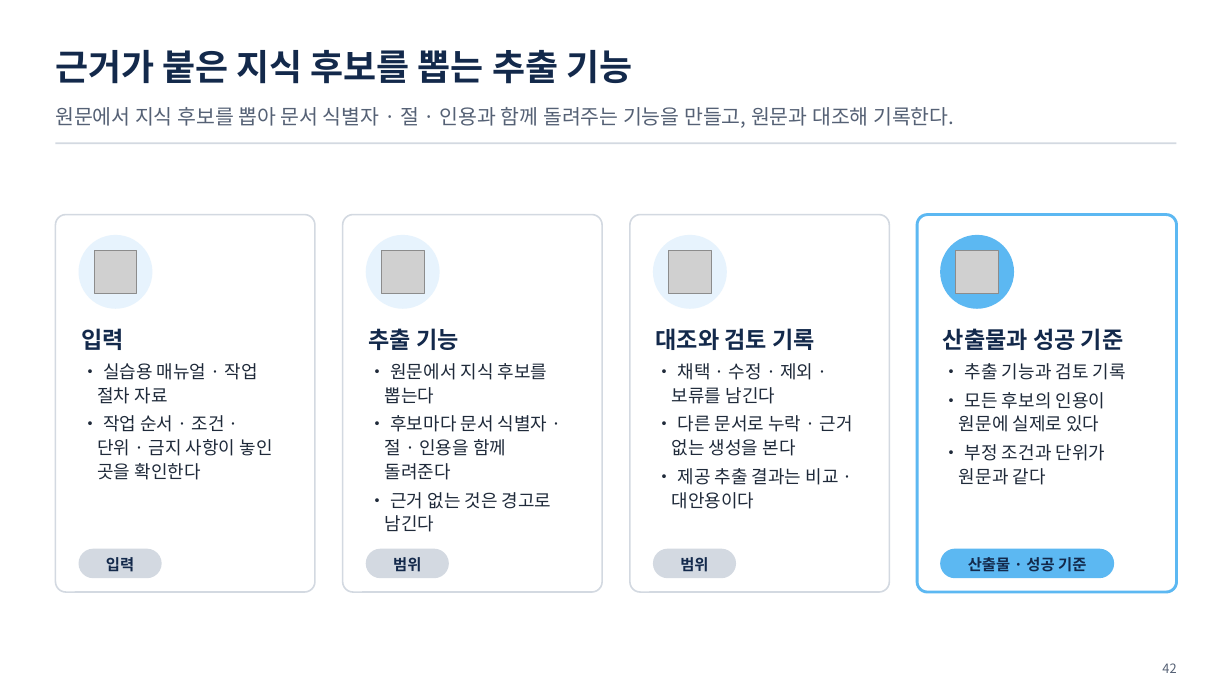
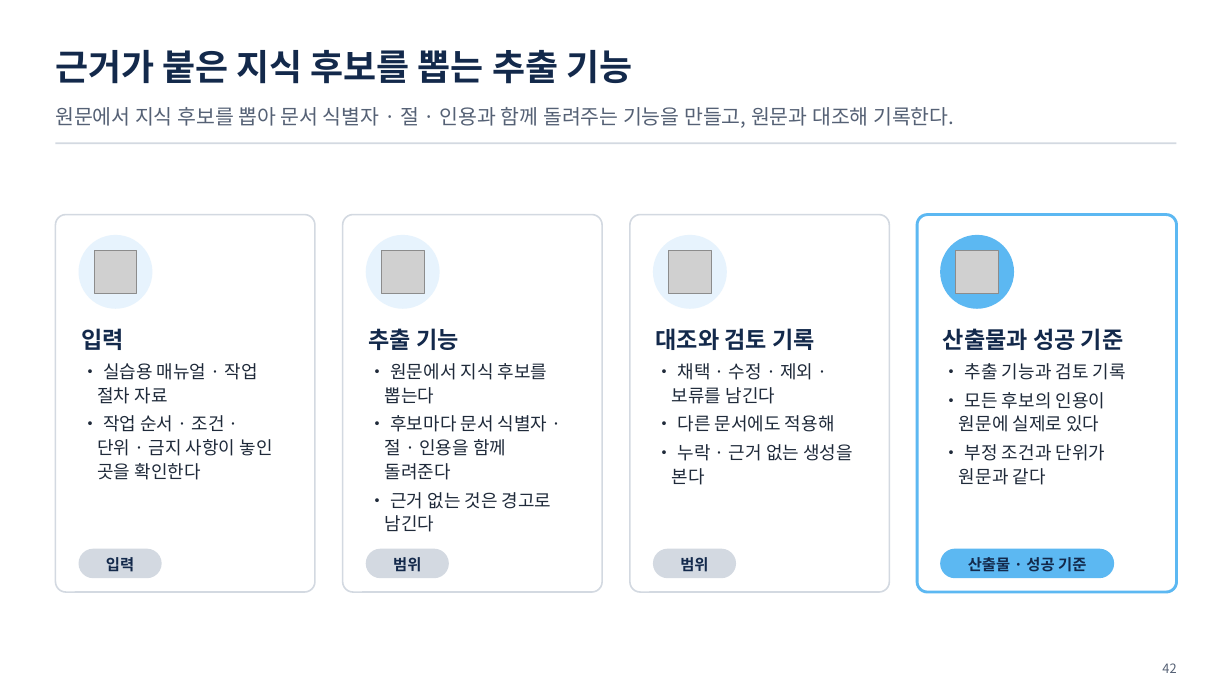
Before and after one commit to uengine-oss/hyd-iot-edu, a slide deck: slide 42 of 산출물/통합반/이론/04회차/통합반_04일차.pptx. Drawn at 1232x693 pixels with LibreOffice and Linux fonts; fonts in the diff are those of the drawing; grey boxes stand for pictures. Boxes give left, top, right and bottom in pixels: in the first picture for what was removed or moved away, otherwise in the second. Text is boxed around its words. In the diff, an @@ line names an element or a change of style, - is before the commit and + after.

```diff
--- a/산출물/통합반/이론/04회차/통합반_04일차.pptx
+++ b/산출물/통합반/이론/04회차/통합반_04일차.pptx
@@ text at <box>672,415,853,485</box>: text changed @@
-• 다른 문서로 누락 · 근거 없는 생성을 본다
-• 제공 추출 결과는 비교 · 대안용이다
+• 다른 문서에도 적용해
+• 누락 · 근거 없는 생성을 본다
```
Also in this commit, not shown: 3 other slides changed, 5 other files.
